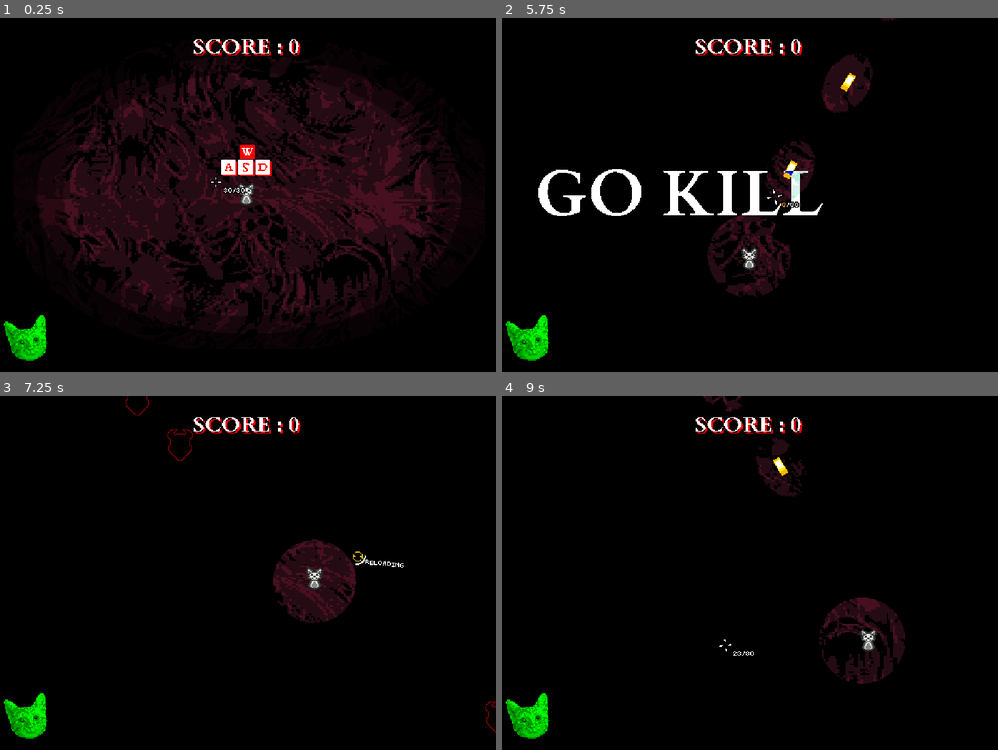
Above: before the commit, frames 1-4 (two rows, left to right).
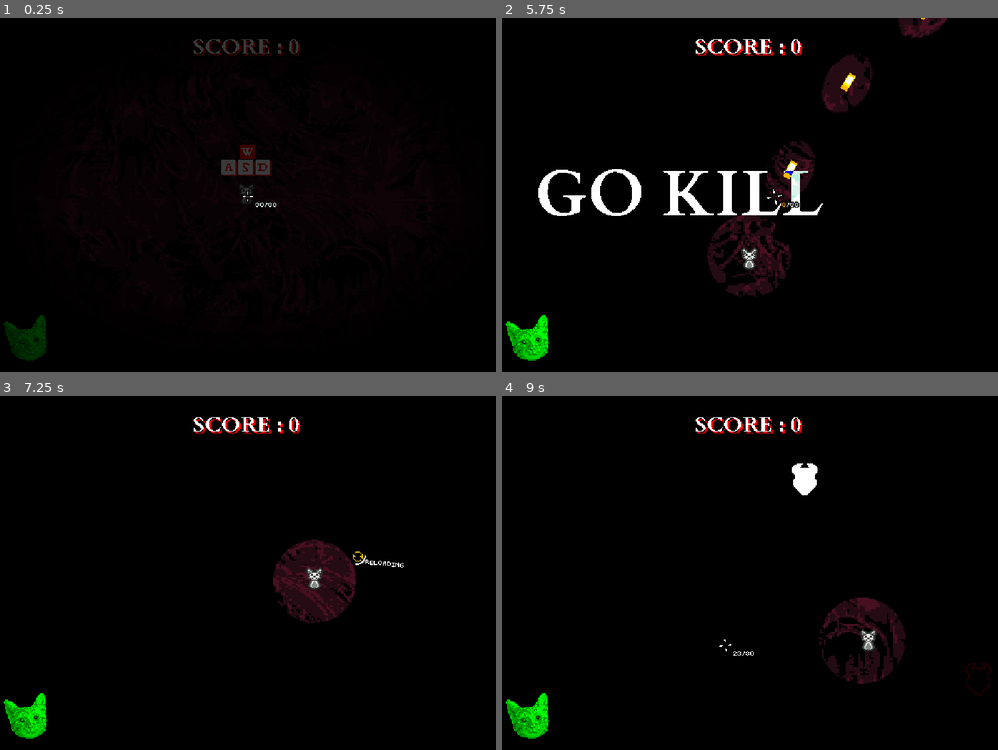
Above: after the commit, the same moments.

Repository: ThanapatrP/game-project-shooter
Game: Godot game, scene res://src/levels/main_level.tscn
Same seed, same stepped clock (60 frames per second), same inputs: the game is played once before the commit and once after it.
Inputs (mouse positions are in pixels of both pictures, inside the frame that each line leads up to):
- Up to frame 1 (0.25 s): no input
- Up to frame 2 (5.75 s): tap Enter (ui_accept) at 0.5, 0.77, 1.52, 3.02, 3.77, 4.52 s; move the mouse to (750, 46) at 0.52 s; press the mouse at (750, 46) at 0.53 s; hold D (right) 0.53-1.28 s; move the mouse to (645, 212) at 1.27 s; release the mouse at (645, 212) at 1.28 s; hold S (down) 1.28-2.03 s; right-click (645, 212) at 1.35 s; move the mouse to (799, 117) at 2.02 s; press the mouse at (799, 117) at 2.03 s; hold D (right) 2.03-2.78 s; move the mouse to (725, 265) at 2.77 s; release the mouse at (725, 265) at 2.78 s; hold W (up) 2.78-3.53 s; right-click (725, 265) at 2.85 s; move the mouse to (898, 248) at 3.52 s; press the mouse at (898, 248) at 3.53 s; hold A (left) 3.53-5.03 s; move the mouse to (596, 141) at 4.27 s; release the mouse at (596, 141) at 4.28 s; right-click (596, 141) at 4.35 s; move the mouse to (774, 195) at 5.02 s; press the mouse at (774, 195) at 5.03 s; hold S (down) from 5.03 s (still down)
- Up to frame 3 (7.25 s): move the mouse to (173, 484) at 5.77 s; release S (down) at 5.78 s; release the mouse at (173, 484) at 5.78 s; hold D (right) 5.78-6.53 s; right-click (173, 484) at 5.85 s; tap Enter (ui_accept) at 6.02, 6.77 s; move the mouse to (357, 555) at 6.52 s; press the mouse at (357, 555) at 6.53 s; hold W (up) from 6.53 s (still down)
- Up to frame 4 (9 s): move the mouse to (645, 590) at 7.27 s; release W (up) at 7.28 s; release the mouse at (645, 590) at 7.28 s; hold D (right) 7.28-8.03 s; right-click (645, 590) at 7.35 s; tap Enter (ui_accept) at 7.52 s; move the mouse to (799, 495) at 8.02 s; press the mouse at (799, 495) at 8.03 s; hold S (down) 8.03-8.78 s; move the mouse to (725, 643) at 8.77 s; release the mouse at (725, 643) at 8.78 s; hold A (left) from 8.78 s (still down); right-click (725, 643) at 8.85 s

The runs differ from the first frame. In frame 1, 33% of the frame differs, in the area x 0-93%, y 5-97%; in frame 2, 0.4%; in frame 3, 0.1%; in frame 4, 1.2%.

Commit message:
score sum dead screen

Diff:
--- a/project.godot
+++ b/project.godot
@@ -66,4 +66,5 @@
 
 textures/canvas_textures/default_texture_filter=0
 textures/default_filters/anisotropic_filtering_level=0
+environment/defaults/default_clear_color=Color(0, 0, 0, 1)
 2d/snap/snap_2d_transforms_to_pixel=true
--- a/src/characters/enemy/running_enemy.gd
+++ b/src/characters/enemy/running_enemy.gd
@@ -3,7 +3,7 @@
 var flashing_t = -1.0
 
 func _ready() -> void:
-	damage = 20
+	damage = 50
 	kb_mult = 2.5
 	$PositionMarker.self_modulate.a = 1.0
 
--- a/src/levels/main_level.gd
+++ b/src/levels/main_level.gd
@@ -13,12 +13,12 @@
 var m1_sprite_frame : SpriteFrames = preload("res://src/ui/tutorial/sprite_frame/m1_sprite_frame.tres")
 var m2_sprite_frame : SpriteFrames = preload("res://src/ui/tutorial/sprite_frame/m2_sprite_frame.tres")
 
+var dead_layer = preload("res://src/ui/dead_layer.tscn")
+
 @onready var generic_label : RichTextLabel = $GenericLabel
 @onready var generic_sprite : AnimatedSprite2D = $GenericSprite
 
 @onready var center_light : Light2D = $CenterLight
-
-
 
 func _ready() -> void:
 	# setup singleton node ref
@@ -28,13 +28,23 @@
 	$Spawner.set_physics_process(false)
 	$Spawner.set_process(false)
 
+	$UILayer/ImpactFrame.visible = false
+
+	$UILayer/FadeOutRect.color.a = 1.0
+	var tween := create_tween()
+	tween.set_ease(Tween.EASE_IN_OUT)
+	tween.set_trans(Tween.TRANS_SINE)
+	tween.tween_property($UILayer/FadeOutRect, "color:a", 0.0, 0.8)
+
+
 func _exit_tree() -> void:
 	Global.main_level = null
 	Global.invert_text = null
 
 
 func _process(delta: float) -> void:
-	$UILayer/InvertText/AnimationPlayer.speed_scale = 1.0 / Engine.time_scale
+	if $UILayer/InvertText/AnimationPlayer:
+		$UILayer/InvertText/AnimationPlayer.speed_scale = 1.0 / Engine.time_scale
 	if Global.debug:
 		pass
 		# print($UILayer/InvertText.visible)
@@ -42,10 +52,20 @@
 	tutorial_queue()
 
 func restart():
-	$Spawner.queue_free()
+	$UILayer/ImpactFrame.visible = true
 
-	await get_tree().create_timer(2).timeout
+	await get_tree().create_timer(3.0/60.0).timeout
 
+	$UILayer/ImpactFrame.color = Color.RED
+
+	await get_tree().create_timer(3.0/60.0).timeout
+
+	for node in get_children():
+		node.queue_free()
+
+	add_child(dead_layer.instantiate())
+
+	await get_tree().create_timer(5).timeout
 	get_tree().reload_current_scene()
 	pass
 
--- a/src/levels/main_level.tscn
+++ b/src/levels/main_level.tscn
@@ -97,7 +97,7 @@
 
 [sub_resource type="Animation" id="Animation_ul4kp"]
 resource_name = "KillEm"
-length = 1.33334
+length = 1.66667
 tracks/0/type = "value"
 tracks/0/imported = false
 tracks/0/enabled = true
@@ -105,10 +105,10 @@
 tracks/0/interp = 1
 tracks/0/loop_wrap = true
 tracks/0/keys = {
-"times": PackedFloat32Array(0, 0.1, 0.5, 0.6, 1, 1.1),
-"transitions": PackedFloat32Array(1, 1, 1, 1, 1, 1),
-"update": 1,
-"values": ["[shake rate=30.0 level=100]GO[/shake][color=transparent] KILL 'EM", "GO[color=transparent] KILL 'EM", "GO [shake rate=30 level=100]KILL[color=transparent] 'EM", "GO KILL[color=transparent] 'EM", "GO KILL [shake rate=30 level=100]'EM", "GO KILL 'EM"]
+"times": PackedFloat32Array(0, 0.0666667, 0.1, 0.5, 0.566667, 0.6, 1, 1.06667, 1.1),
+"transitions": PackedFloat32Array(1, 1, 1, 1, 1, 1, 1, 1, 1),
+"update": 1,
+"values": ["[shake rate=100.0 level=100]GO[/shake][color=transparent] KILL 'EM", "[shake rate=100.0 level=30]GO[/shake][color=transparent] KILL 'EM", "GO[color=transparent] KILL 'EM", "GO [shake rate=100 level=100]KILL[color=transparent] 'EM", "GO [shake rate=100 level=30]KILL[color=transparent] 'EM", "GO KILL[color=transparent] 'EM", "GO KILL [shake rate=100 level=100]'EM", "GO KILL [shake rate=100 level=30]'EM", "GO KILL 'EM"]
 }
 tracks/1/type = "value"
 tracks/1/imported = false
@@ -117,7 +117,7 @@
 tracks/1/interp = 1
 tracks/1/loop_wrap = true
 tracks/1/keys = {
-"times": PackedFloat32Array(0, 1.33333),
+"times": PackedFloat32Array(0, 1.66667),
 "transitions": PackedFloat32Array(1, 1),
 "update": 1,
 "values": [true, false]
@@ -132,13 +132,13 @@
 "times": PackedFloat32Array(0, 0.5, 1),
 "transitions": PackedFloat32Array(1, 1, 1),
 "values": [{
-"args": [0.2, 30.0],
+"args": [0.1, 30.0],
 "method": &"shake"
 }, {
-"args": [0.2, 30.0],
+"args": [0.1, 30.0],
 "method": &"shake"
 }, {
-"args": [0.2, 30.0],
+"args": [0.1, 30.0],
 "method": &"shake"
 }]
 }
@@ -275,6 +275,22 @@
 &"": SubResource("AnimationLibrary_acb5s")
 }
 
+[node name="ImpactFrame" type="ColorRect" parent="UILayer"]
+visible = false
+anchors_preset = 15
+anchor_right = 1.0
+anchor_bottom = 1.0
+grow_horizontal = 2
+grow_vertical = 2
+
+[node name="FadeOutRect" type="ColorRect" parent="UILayer"]
+anchors_preset = 15
+anchor_right = 1.0
+anchor_bottom = 1.0
+grow_horizontal = 2
+grow_vertical = 2
+color = Color(0, 0, 0, 0)
+
 [node name="CardLayer" parent="." instance=ExtResource("11_av45r")]
 visible = false
 
--- a/src/levels/spawner.gd
+++ b/src/levels/spawner.gd
@@ -14,7 +14,7 @@
 func _physics_process(delta: float) -> void:
 	curr_spawn_t -= delta
 
-	if curr_spawn_t < 0.0:
+	if curr_spawn_t < 0.0 or get_tree().get_node_count_in_group("Enemy") <= 0:
 		spawn_rand()
 		curr_spawn_t = randf_range(spawn_cd[0], spawn_cd[1])
 
--- a/src/ui/cursor.gd
+++ b/src/ui/cursor.gd
@@ -33,6 +33,7 @@
 		Global.cursor = self
 
 	Input.mouse_mode = Input.MOUSE_MODE_HIDDEN
+	global_position = get_global_mouse_position()
 
 
 func _process(delta: float) -> void:
--- /dev/null
+++ b/src/ui/dead_layer.gd
@@ -0,0 +1,29 @@
+extends CanvasLayer
+
+
+@onready var digit_score_label : RichTextLabel = $ScoreDigitLabel
+
+@onready var animation_player : AnimationPlayer = $AnimationPlayer
+
+func _ready() -> void:
+	animation_player.play("StartDisplay")
+
+	await animation_player.animation_finished
+
+	countup_digit_score()
+
+
+func countup_digit_score():
+	var score_digit : int = 0
+	while score_digit < Global.curr_score:
+		score_digit += ceil((Global.curr_score - score_digit) * 0.3)
+		score_digit = ceil(score_digit)
+
+		digit_score_label.text = var_to_str(score_digit)
+
+		await get_tree().create_timer(1.0/60.0).timeout
+
+
+func _input(event: InputEvent) -> void:
+	if Input.is_action_just_pressed("spacebar"):
+		get_tree().change_scene_to_file("res://src/levels/main_level.tscn")
--- /dev/null
+++ b/src/ui/dead_layer.tscn
@@ -0,0 +1,352 @@
+[gd_scene load_steps=7 format=3 uid="uid://cnjx74rxponyl"]
+
+[ext_resource type="FontFile" uid="uid://cq720iumon812" path="res://asset/ui/Cardo-Bold.ttf" id="1_57dqn"]
+[ext_resource type="Script" uid="uid://cwhify4jfo0rd" path="res://src/ui/dead_layer.gd" id="1_adk6k"]
+
+[sub_resource type="CanvasItemMaterial" id="CanvasItemMaterial_3ksew"]
+light_mode = 1
+
+[sub_resource type="Animation" id="Animation_adk6k"]
+resource_name = "StartDisplay"
+length = 0.9
+tracks/0/type = "value"
+tracks/0/imported = false
+tracks/0/enabled = true
+tracks/0/path = NodePath("DeadLabel:text")
+tracks/0/interp = 1
+tracks/0/loop_wrap = true
+tracks/0/keys = {
+"times": PackedFloat32Array(0, 0.1, 0.166667, 0.233333),
+"transitions": PackedFloat32Array(1, 1, 1, 1),
+"update": 1,
+"values": ["[shake rate=100 level=50]YOU'RE DEAD!", "[shake rate=100 level=50]YOU'RE DEAD!", "[shake rate=100 level=25]YOU'RE DEAD!", "YOU'RE DEAD!"]
+}
+tracks/1/type = "value"
+tracks/1/imported = false
+tracks/1/enabled = true
+tracks/1/path = NodePath("DeadLabel:visible")
+tracks/1/interp = 1
+tracks/1/loop_wrap = true
+tracks/1/keys = {
+"times": PackedFloat32Array(0, 0.1),
+"transitions": PackedFloat32Array(1, 1),
+"update": 1,
+"values": [false, true]
+}
+tracks/2/type = "value"
+tracks/2/imported = false
+tracks/2/enabled = true
+tracks/2/path = NodePath("ScoreHeader:visible")
+tracks/2/interp = 1
+tracks/2/loop_wrap = true
+tracks/2/keys = {
+"times": PackedFloat32Array(0, 0.566667),
+"transitions": PackedFloat32Array(1, 1),
+"update": 1,
+"values": [false, true]
+}
+tracks/3/type = "value"
+tracks/3/imported = false
+tracks/3/enabled = true
+tracks/3/path = NodePath("ScoreDigitLabel:visible")
+tracks/3/interp = 1
+tracks/3/loop_wrap = true
+tracks/3/keys = {
+"times": PackedFloat32Array(0, 0.9),
+"transitions": PackedFloat32Array(1, 1),
+"update": 1,
+"values": [false, true]
+}
+tracks/4/type = "value"
+tracks/4/imported = false
+tracks/4/enabled = true
+tracks/4/path = NodePath("NewHighscoreLabel:visible")
+tracks/4/interp = 1
+tracks/4/loop_wrap = true
+tracks/4/keys = {
+"times": PackedFloat32Array(0),
+"transitions": PackedFloat32Array(1),
+"update": 1,
+"values": [false]
+}
+tracks/5/type = "value"
+tracks/5/imported = false
+tracks/5/enabled = true
+tracks/5/path = NodePath("OldHighscoreHeader:visible")
+tracks/5/interp = 1
+tracks/5/loop_wrap = true
+tracks/5/keys = {
+"times": PackedFloat32Array(0),
+"transitions": PackedFloat32Array(1),
+"update": 1,
+"values": [false]
+}
+tracks/6/type = "value"
+tracks/6/imported = false
+tracks/6/enabled = true
+tracks/6/path = NodePath("OldHighscoreDigitLabel:visible")
+tracks/6/interp = 1
+tracks/6/loop_wrap = true
+tracks/6/keys = {
+"times": PackedFloat32Array(0),
+"transitions": PackedFloat32Array(1),
+"update": 1,
+"values": [false]
+}
+tracks/7/type = "value"
+tracks/7/imported = false
+tracks/7/enabled = true
+tracks/7/path = NodePath("RestartPrompt:visible")
+tracks/7/interp = 1
+tracks/7/loop_wrap = true
+tracks/7/keys = {
+"times": PackedFloat32Array(0),
+"transitions": PackedFloat32Array(1),
+"update": 1,
+"values": [false]
+}
+
+[sub_resource type="Animation" id="Animation_80c0p"]
+length = 0.001
+tracks/0/type = "value"
+tracks/0/imported = false
+tracks/0/enabled = true
+tracks/0/path = NodePath("DeadLabel:text")
+tracks/0/interp = 1
+tracks/0/loop_wrap = true
+tracks/0/keys = {
+"times": PackedFloat32Array(0),
+"transitions": PackedFloat32Array(1),
+"update": 1,
+"values": ["YOU'RE DEAD!"]
+}
+tracks/1/type = "value"
+tracks/1/imported = false
+tracks/1/enabled = true
+tracks/1/path = NodePath("DeadLabel:visible")
+tracks/1/interp = 1
+tracks/1/loop_wrap = true
+tracks/1/keys = {
+"times": PackedFloat32Array(0),
+"transitions": PackedFloat32Array(1),
+"update": 1,
+"values": [false]
+}
+tracks/2/type = "value"
+tracks/2/imported = false
+tracks/2/enabled = true
+tracks/2/path = NodePath("ScoreHeader:visible")
+tracks/2/interp = 1
+tracks/2/loop_wrap = true
+tracks/2/keys = {
+"times": PackedFloat32Array(0),
+"transitions": PackedFloat32Array(1),
+"update": 1,
+"values": [false]
+}
+tracks/3/type = "value"
+tracks/3/imported = false
+tracks/3/enabled = true
+tracks/3/path = NodePath("ScoreDigitLabel:visible")
+tracks/3/interp = 1
+tracks/3/loop_wrap = true
+tracks/3/keys = {
+"times": PackedFloat32Array(0),
+"transitions": PackedFloat32Array(1),
+"update": 1,
+"values": [false]
+}
+tracks/4/type = "value"
+tracks/4/imported = false
+tracks/4/enabled = true
+tracks/4/path = NodePath("NewHighscoreLabel:visible")
+tracks/4/interp = 1
+tracks/4/loop_wrap = true
+tracks/4/keys = {
+"times": PackedFloat32Array(0),
+"transitions": PackedFloat32Array(1),
+"update": 1,
+"values": [false]
+}
+tracks/5/type = "value"
+tracks/5/imported = false
+tracks/5/enabled = true
+tracks/5/path = NodePath("OldHighscoreHeader:visible")
+tracks/5/interp = 1
+tracks/5/loop_wrap = true
+tracks/5/keys = {
+"times": PackedFloat32Array(0),
+"transitions": PackedFloat32Array(1),
+"update": 1,
+"values": [false]
+}
+tracks/6/type = "value"
+tracks/6/imported = false
+tracks/6/enabled = true
+tracks/6/path = NodePath("OldHighscoreDigitLabel:visible")
+tracks/6/interp = 1
+tracks/6/loop_wrap = true
+tracks/6/keys = {
+"times": PackedFloat32Array(0),
+"transitions": PackedFloat32Array(1),
+"update": 1,
+"values": [false]
+}
+tracks/7/type = "value"
+tracks/7/imported = false
+tracks/7/enabled = true
+tracks/7/path = NodePath("RestartPrompt:visible")
+tracks/7/interp = 1
+tracks/7/loop_wrap = true
+tracks/7/keys = {
+"times": PackedFloat32Array(0),
+"transitions": PackedFloat32Array(1),
+"update": 1,
+"values": [false]
+}
+
+[sub_resource type="AnimationLibrary" id="AnimationLibrary_80c0p"]
+_data = {
+&"RESET": SubResource("Animation_80c0p"),
+&"StartDisplay": SubResource("Animation_adk6k")
+}
+
+[node name="DeadLayer" type="CanvasLayer"]
+layer = 4
+script = ExtResource("1_adk6k")
+
+[node name="DeadLabel" type="RichTextLabel" parent="."]
+visible = false
+material = SubResource("CanvasItemMaterial_3ksew")
+clip_contents = false
+anchors_preset = 10
+anchor_right = 1.0
+offset_bottom = 131.0
+grow_horizontal = 2
+theme_override_colors/default_color = Color(1, 1, 1, 1)
+theme_override_colors/font_shadow_color = Color(1, 0, 0, 1)
+theme_override_fonts/normal_font = ExtResource("1_57dqn")
+theme_override_font_sizes/normal_font_size = 48
+bbcode_enabled = true
+text = "YOU'RE DEAD!"
+scroll_active = false
+horizontal_alignment = 1
+vertical_alignment = 1
+
+[node name="ScoreHeader" type="RichTextLabel" parent="."]
+visible = false
+material = SubResource("CanvasItemMaterial_3ksew")
+clip_contents = false
+anchors_preset = 10
+anchor_right = 1.0
+offset_top = 121.0
+offset_bottom = 184.0
+grow_horizontal = 2
+theme_override_colors/default_color = Color(1, 1, 1, 1)
+theme_override_colors/font_shadow_color = Color(1, 0, 0, 1)
+theme_override_fonts/normal_font = ExtResource("1_57dqn")
+theme_override_font_sizes/normal_font_size = 32
+bbcode_enabled = true
+text = "Score"
+scroll_active = false
+horizontal_alignment = 1
+vertical_alignment = 1
+
+[node name="ScoreDigitLabel" type="RichTextLabel" parent="."]
+visible = false
+material = SubResource("CanvasItemMaterial_3ksew")
+clip_contents = false
+anchors_preset = 10
+anchor_right = 1.0
+offset_top = 157.0
+offset_bottom = 220.0
+grow_horizontal = 2
+theme_override_colors/default_color = Color(1, 1, 1, 1)
+theme_override_colors/font_shadow_color = Color(1, 0, 0, 1)
+theme_override_fonts/normal_font = ExtResource("1_57dqn")
+theme_override_font_sizes/normal_font_size = 40
+bbcode_enabled = true
+text = "XXXXX"
+scroll_active = false
+horizontal_alignment = 1
+vertical_alignment = 1
+
+[node name="NewHighscoreLabel" type="RichTextLabel" parent="."]
+visible = false
+material = SubResource("CanvasItemMaterial_3ksew")
+clip_contents = false
+anchors_preset = 10
+anchor_right = 1.0
+offset_top = 191.0
+offset_bottom = 254.0
+grow_horizontal = 2
+theme_override_colors/default_color = Color(1, 1, 1, 1)
+theme_override_fonts/normal_font = ExtResource("1_57dqn")
+theme_override_font_sizes/normal_font_size = 12
+bbcode_enabled = true
+text = "[wave amp=50][rainbow val=1 sat=0.5 speed=3]NEW HIGHSCORE"
+scroll_active = false
+horizontal_alignment = 1
+vertical_alignment = 1
+
+[node name="OldHighscoreHeader" type="RichTextLabel" parent="."]
+visible = false
+material = SubResource("CanvasItemMaterial_3ksew")
+clip_contents = false
+anchors_preset = 10
+anchor_right = 1.0
+offset_top = 236.0
+offset_bottom = 299.0
+grow_horizontal = 2
+theme_override_colors/default_color = Color(1, 1, 1, 1)
+theme_override_colors/font_shadow_color = Color(1, 0, 0, 1)
+theme_override_fonts/normal_font = ExtResource("1_57dqn")
+theme_override_font_sizes/normal_font_size = 16
+bbcode_enabled = true
+text = "Highscore"
+scroll_active = false
+horizontal_alignment = 1
+vertical_alignment = 1
+
+[node name="OldHighscoreDigitLabel" type="RichTextLabel" parent="."]
+visible = false
+material = SubResource("CanvasItemMaterial_3ksew")
+clip_contents = false
+anchors_preset = 10
+anchor_right = 1.0
+offset_top = 260.0
+offset_bottom = 323.0
+grow_horizontal = 2
+theme_override_colors/default_color = Color(1, 1, 1, 1)
+theme_override_colors/font_shadow_color = Color(1, 0, 0, 1)
+theme_override_fonts/normal_font = ExtResource("1_57dqn")
+theme_override_font_sizes/normal_font_size = 24
+bbcode_enabled = true
+text = "XXXXXXX"
+scroll_active = false
+horizontal_alignment = 1
+vertical_alignment = 1
+
+[node name="RestartPrompt" type="RichTextLabel" parent="."]
+visible = false
+material = SubResource("CanvasItemMaterial_3ksew")
+clip_contents = false
+anchors_preset = 10
+anchor_right = 1.0
+offset_top = 312.0
+offset_bottom = 375.0
+grow_horizontal = 2
+theme_override_colors/default_color = Color(1, 1, 1, 1)
+theme_override_colors/font_shadow_color = Color(1, 0, 0, 1)
+theme_override_fonts/normal_font = ExtResource("1_57dqn")
+theme_override_font_sizes/normal_font_size = 16
+bbcode_enabled = true
+text = "[pulse freq=4][ Press SPACEBAR to restart ]"
+scroll_active = false
+horizontal_alignment = 1
+vertical_alignment = 1
+
+[node name="AnimationPlayer" type="AnimationPlayer" parent="."]
+libraries = {
+&"": SubResource("AnimationLibrary_80c0p")
+}
--- a/src/util/global.gd
+++ b/src/util/global.gd
@@ -55,9 +55,13 @@
 
 			await tween.tween_property(Engine, "time_scale", 0.01, 0.7).finished
 
-			invert_text.get_node("AnimationPlayer").stop()
-			invert_text.get_node("AnimationPlayer").speed_scale = 1.0
-			invert_text.visible = false
+			if invert_text:
+				invert_text.get_node("AnimationPlayer").stop()
+				invert_text.get_node("AnimationPlayer").speed_scale = 1.0
+				invert_text.visible = false
+			else:
+				return
+
 			get_tree().paused = true
 
 			if debug:
Not shown, added: src/ui/dead_layer.gd.uid
